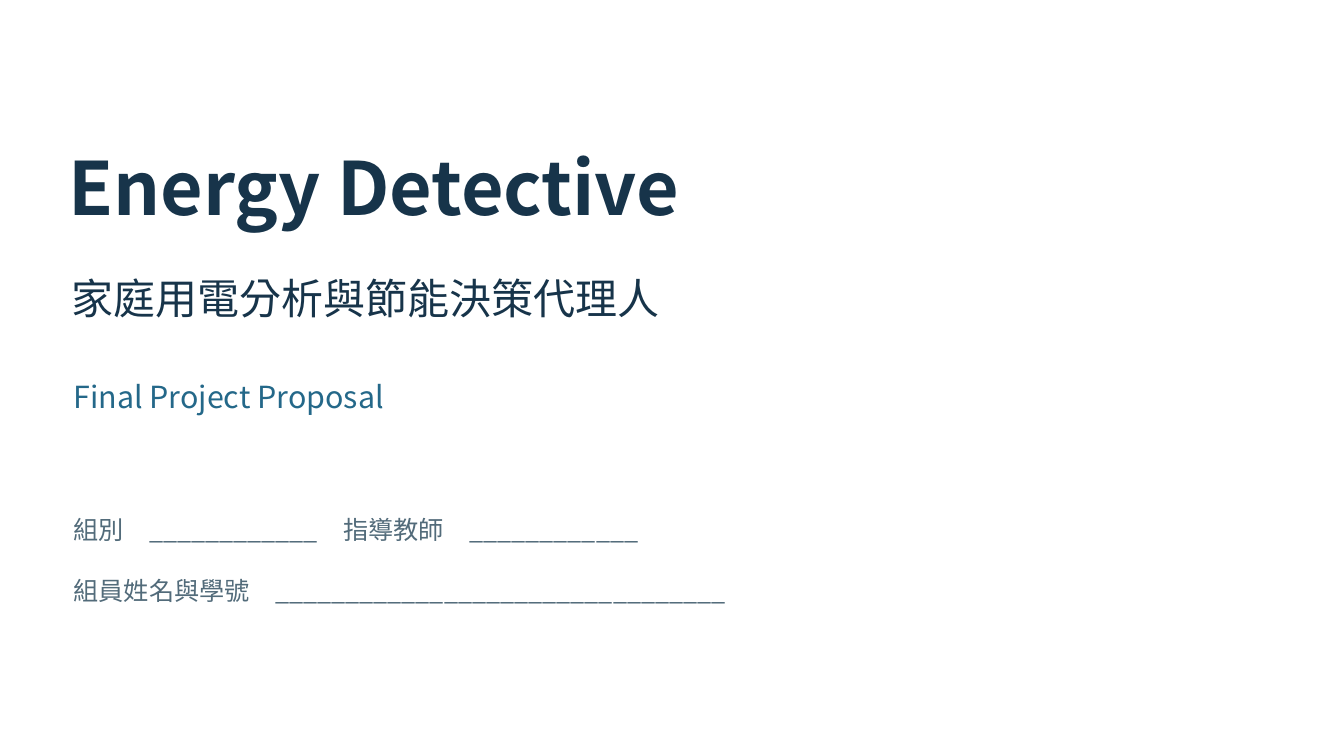
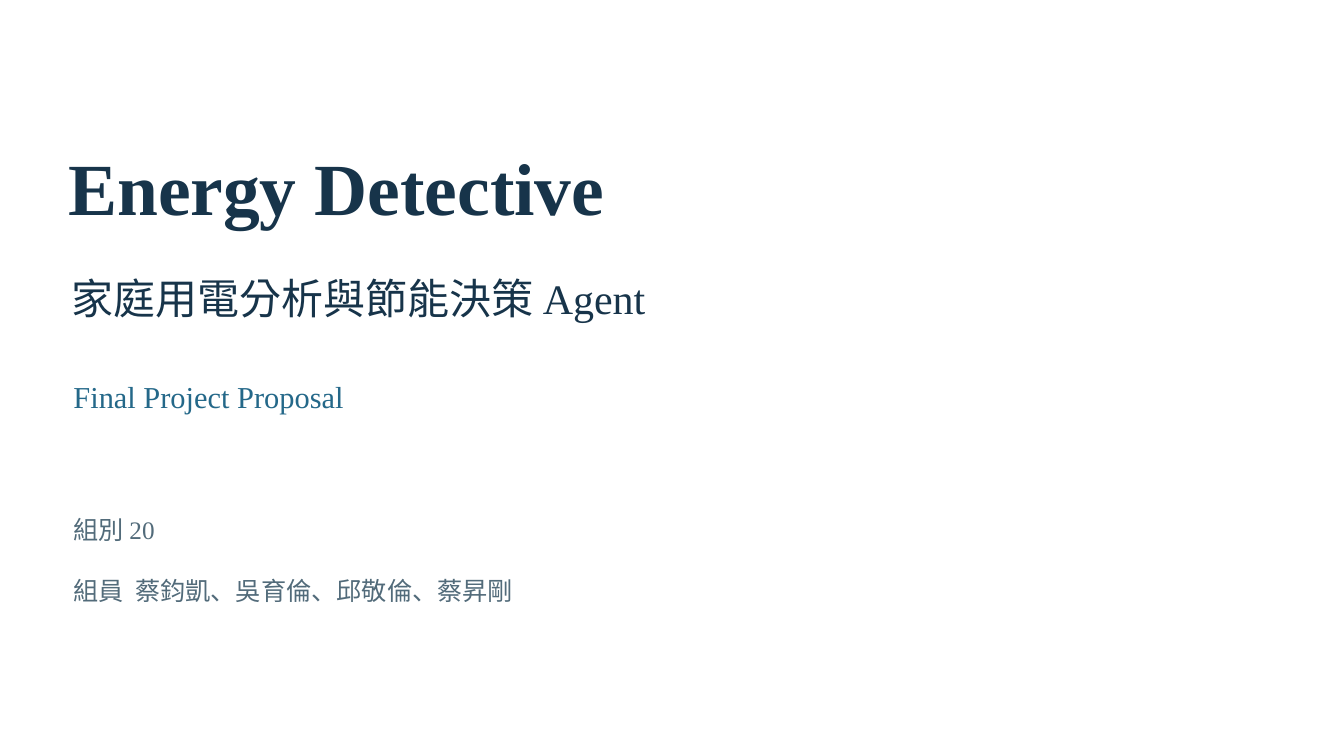
Before and after one commit to lun-09-15/AIoT_Final_Proj, a slide deck: slide 1 of deliverables/Energy_Detective_Proposal.pptx. Drawn at 1344x756 pixels with LibreOffice and Linux fonts; fonts in the diff are those of the drawing. Boxes give left, top, right and bottom in pixels: in the first picture for what was removed or moved away, otherwise in the second. Text is boxed around its words. In the diff, an @@ line names an element or a change of style, - is before the commit and + after.

Commit message:
Finalize midterm proposal documents and slides

```diff
--- a/deliverables/Energy_Detective_Proposal.pptx
+++ b/deliverables/Energy_Detective_Proposal.pptx
@@ text "Energy Detective" at (x1=68, y1=164, x2=604, y2=229): font Noto Sans CJK TC to Times New Roman @@
@@ text at (x1=71, y1=278, x2=646, y2=323): text changed; font Noto Sans CJK TC to Times New Roman @@
-家庭用電分析與節能決策代理人
+家庭用電分析與節能決策 Agent
@@ text "Final Project Proposal" at (x1=73, y1=387, x2=343, y2=414): font Noto Sans CJK TC to Times New Roman @@
@@ text at (x1=73, y1=518, x2=513, y2=602): text changed; font Noto Sans CJK TC to Times New Roman @@
-組別 ____________ 指導教師 ____________
-組員姓名與學號 ________________________________
+組別 20
+組員 蔡鈞凱、吳育倫、邱敬倫、蔡昇剛
```
Also in this commit, not shown: 18 other slides changed, 14 other files.
